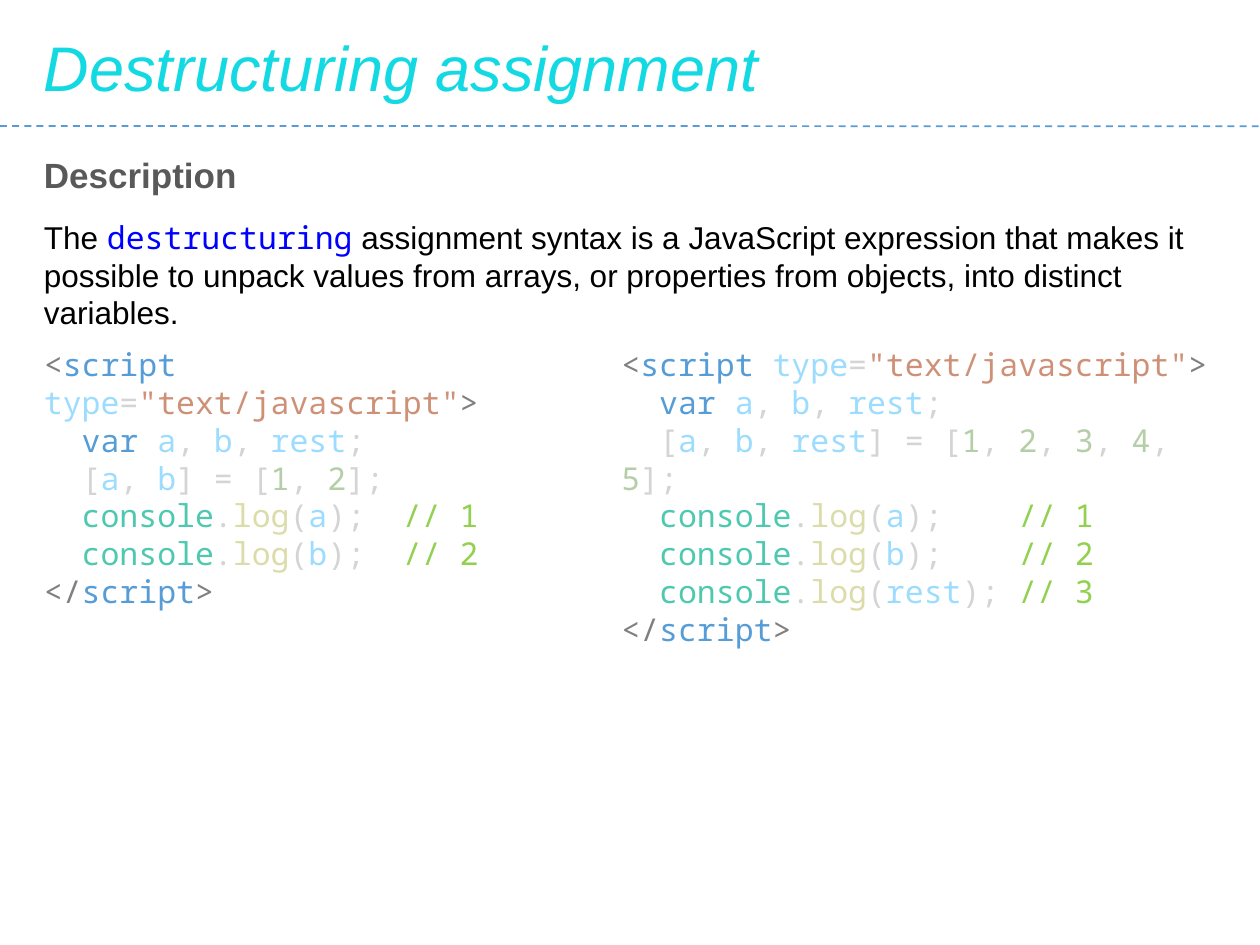
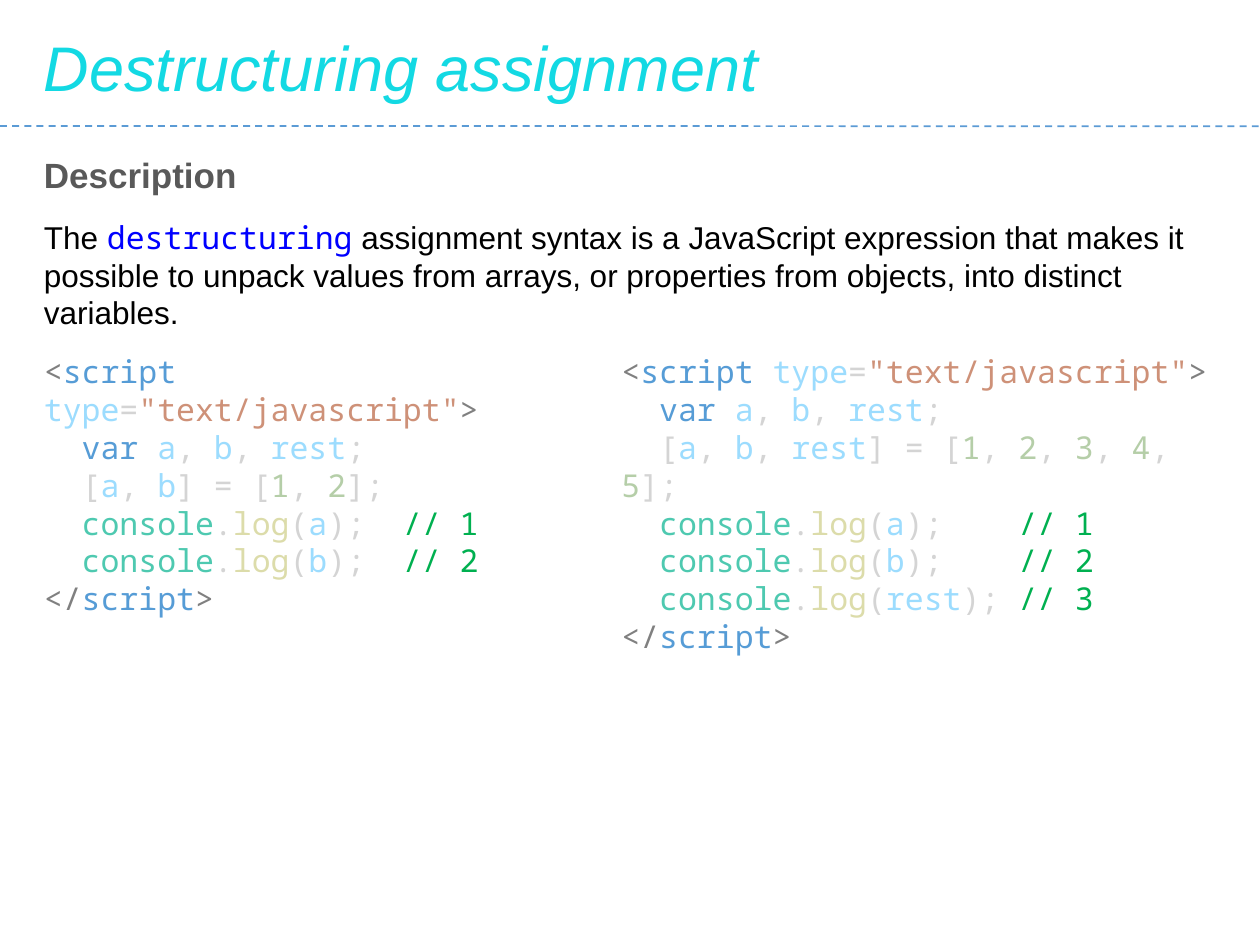
Before and after one commit to Saleel-Bagde/PPT-s, a slide deck: slide 37 of JavaScript.pptx. Drawn at 1260x945 pixels with LibreOffice and Linux fonts; fonts in the diff are those of the drawing. Boxes give left, top, right and bottom in pixels: in the first picture for what was removed or moved away, otherwise in the second. Text is boxed around its words. In the diff, an @@ line names an element or a change of style, - is before the commit and + after.

```diff
--- a/JavaScript.pptx
+++ b/JavaScript.pptx
@@ text "<script type="text/javascript">": place and size @@
-text "<script type="text/javascript">" at <box>44,352,479,573</box>
+text "<script type="text/javascript">" at <box>44,359,479,580</box>
@@ text "<script type="text/javascript">": place and size @@
-text "<script type="text/javascript">" at <box>621,352,1208,611</box>
+text "<script type="text/javascript">" at <box>621,359,1208,618</box>
@@ text at <box>82,511,479,580</box>: text colour #92D050 to #00B050 in "// 1", "// 2" @@
@@ text at <box>659,511,1094,618</box>: text colour #92D050 to #00B050 in "// 1", "// 2", "// 3" @@
```
Also in this commit, not shown: 16 other slides changed, 1 slide added, 1 slide removed, 4 other files.
